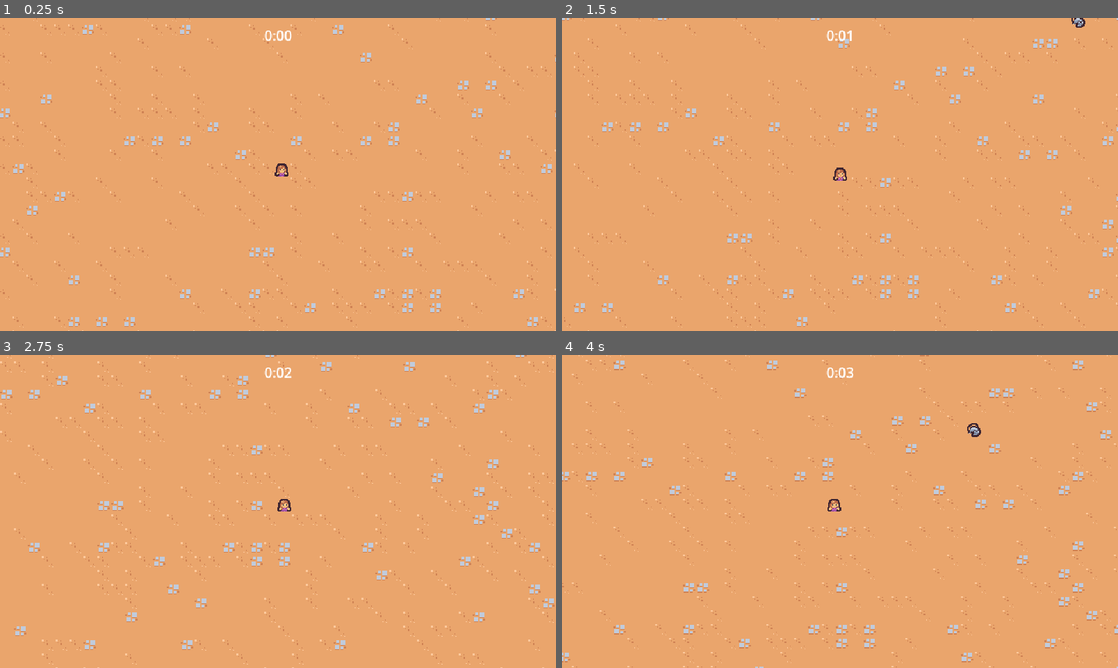
Above: before the commit, frames 1-4 (two rows, left to right).
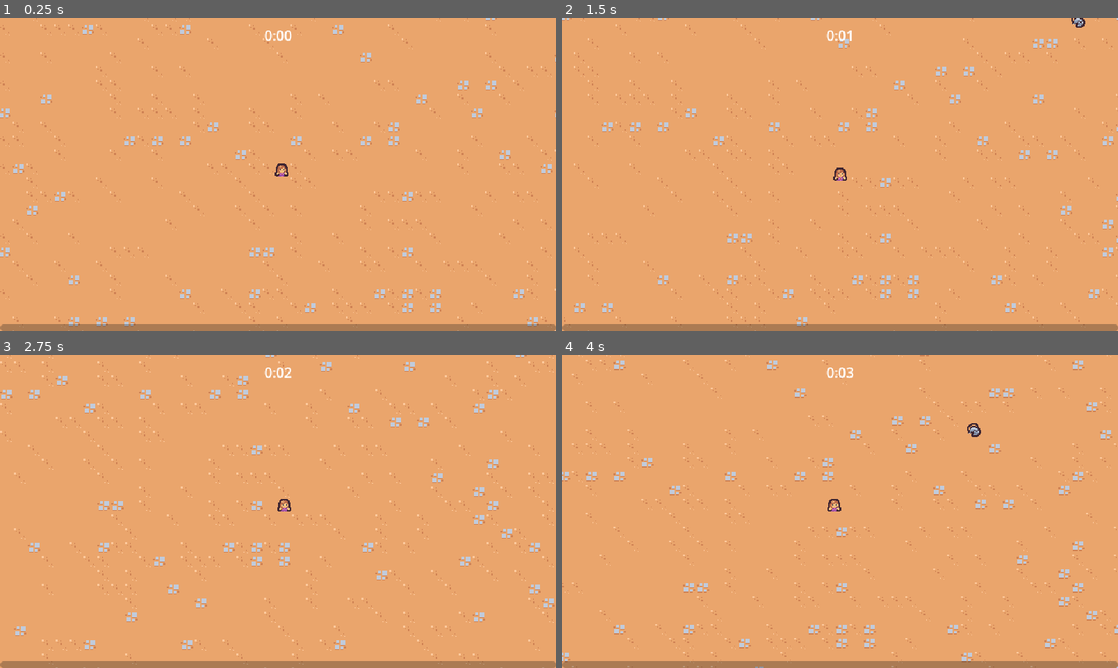
Above: after the commit, the same moments.

Repository: MinSungJe/Godot2DSurvivors
Game: Godot game, scene res://scenes/main/main.tscn
Two runs of this game, one before a commit and one after it. Both use one fixed random seed, a clock stepped at 60 frames per second and the inputs below.
Inputs:
- Up to frame 1 (0.25 s): no input
- Up to frame 2 (1.5 s): hold D (move_right) 0.53-1.28 s; hold S (move_down) from 1.28 s (still down)
- Up to frame 3 (2.75 s): release S (move_down) at 2.03 s; hold D (move_right) from 2.03 s (still down)
- Up to frame 4 (4 s): release D (move_right) at 2.78 s; hold W (move_up) 2.78-3.53 s; hold A (move_left) from 3.53 s (still down)

The runs differ from the first frame. In frame 1, 2.2% of the frame differs, in the area x 0-100%, y 97-100%; in frame 2, 2.2%; in frame 3, 2.2%; in frame 4, 2.2%.

Commit message:
ExperienceBar 추가

Diff:
--- a/scenes/main/main.tscn
+++ b/scenes/main/main.tscn
@@ -1,10 +1,11 @@
-[gd_scene load_steps=8 format=3 uid="uid://ds3rbncs3ivh0"]
+[gd_scene load_steps=9 format=3 uid="uid://ds3rbncs3ivh0"]
 
 [ext_resource type="PackedScene" uid="uid://cbg11gutnupao" path="res://scenes/game_object/player/player.tscn" id="1_5yo4b"]
 [ext_resource type="PackedScene" uid="uid://b8g3vtduqhwol" path="res://scenes/game_object/game_camera/game_camera.tscn" id="1_7twnl"]
 [ext_resource type="TileSet" uid="uid://o57lle67v4v" path="res://resources/tileset.tres" id="1_70m11"]
 [ext_resource type="PackedScene" uid="uid://bo51r1gmn1xe8" path="res://scenes/ui/arena_time_ui.tscn" id="1_lf2ln"]
 [ext_resource type="PackedScene" uid="uid://cpjteo1gp16lv" path="res://scenes/manager/arena_time_manager.tscn" id="2_5mhux"]
+[ext_resource type="PackedScene" uid="uid://3x65gt1013t3" path="res://scenes/ui/experience_bar.tscn" id="2_ktiio"]
 [ext_resource type="PackedScene" uid="uid://b36iosh7olfrx" path="res://scenes/manager/enemy_manager.tscn" id="4_2i5mx"]
 [ext_resource type="PackedScene" uid="uid://dx33kiw6yl11i" path="res://scenes/manager/experience_manager.tscn" id="4_mymco"]
 
@@ -12,6 +13,9 @@
 
 [node name="ArenaTimeUI" parent="." node_paths=PackedStringArray("arena_time_manager") instance=ExtResource("1_lf2ln")]
 arena_time_manager = NodePath("../ArenaTimeManager")
+
+[node name="ExperienceBar" parent="." node_paths=PackedStringArray("experience_manager") instance=ExtResource("2_ktiio")]
+experience_manager = NodePath("../ExperienceManager")
 
 [node name="ArenaTimeManager" parent="." instance=ExtResource("2_5mhux")]
 
--- a/scenes/manager/experience_manager.gd
+++ b/scenes/manager/experience_manager.gd
@@ -1,13 +1,24 @@
 extends Node
 
+signal experience_updated(current_experience: float, target_experience: float)
+
+const TARGET_EXPERIENCE_GROWTH = 5
+
 var current_experience = 0
+var current_level = 1
+var target_experience = 5
 
 func _ready():
 	GameEvents.experience_vial_collected.connect(on_experience_vial_collected)
 
 func increment_experience(number: float):
-	current_experience += number
-	print(current_experience)
+	current_experience = min(current_experience + number, target_experience)
+	experience_updated.emit(current_experience, target_experience)
+	if current_experience == target_experience:
+		current_level += 1
+		target_experience += TARGET_EXPERIENCE_GROWTH
+		current_experience = 0
+		experience_updated.emit(current_experience, target_experience)
 
 
 func on_experience_vial_collected(number: float):
--- /dev/null
+++ b/scenes/ui/experience_bar.gd
@@ -0,0 +1,14 @@
+extends CanvasLayer
+
+@export var experience_manager : Node
+@onready var progress_bar = $MarginContainer/ProgressBar
+
+
+func _ready():
+	progress_bar.value = 0
+	experience_manager.experience_updated.connect(on_experience_updated)
+
+
+func on_experience_updated(current_experience: float, target_experience: float):
+	var percent = current_experience / target_experience
+	progress_bar.value = percent
--- /dev/null
+++ b/scenes/ui/experience_bar.tscn
@@ -0,0 +1,23 @@
+[gd_scene load_steps=2 format=3 uid="uid://3x65gt1013t3"]
+
+[ext_resource type="Script" path="res://scenes/ui/experience_bar.gd" id="1_ydfab"]
+
+[node name="ExperienceBar" type="CanvasLayer"]
+script = ExtResource("1_ydfab")
+
+[node name="MarginContainer" type="MarginContainer" parent="."]
+anchors_preset = 15
+anchor_right = 1.0
+anchor_bottom = 1.0
+grow_horizontal = 2
+grow_vertical = 2
+mouse_filter = 2
+
+[node name="ProgressBar" type="ProgressBar" parent="MarginContainer"]
+custom_minimum_size = Vector2(0, 8)
+layout_mode = 2
+size_flags_vertical = 8
+mouse_filter = 2
+max_value = 1.0
+value = 0.5
+show_percentage = false
